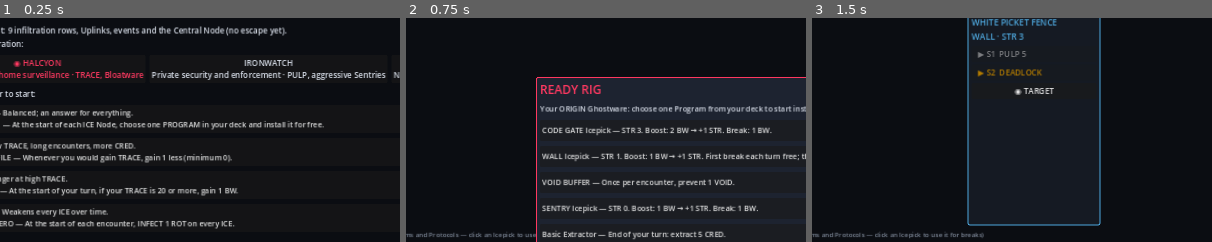
Above: before the commit, frames 1-3 (left to right).
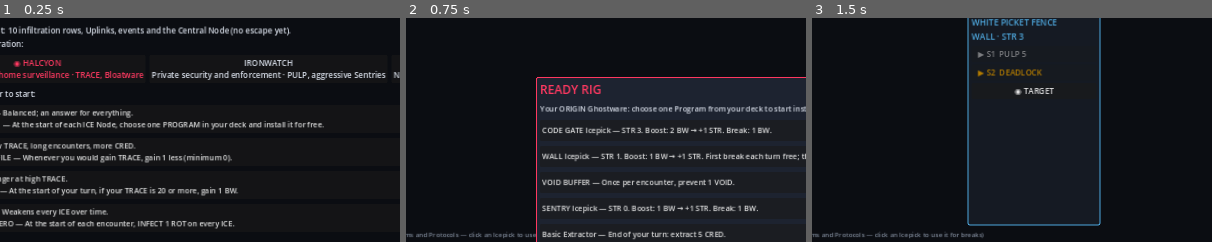
Above: after the commit, the same moments.

Repository: Punkwork/REDLINE
Game: Godot game, scene res://scenes/main.tscn
Same seed, same stepped clock (60 frames per second), same inputs: the game is played once before the commit and once after it.
Inputs:
- Up to frame 1 (0.25 s): no input
- Up to frame 2 (0.75 s): click "Training Node (THE GENERALIST…" at 0.5 s
- Up to frame 3 (1.5 s): click "Skip" at 1.25 s
The pictures show only the part of the screen within x 9-59%, y 15-65%; the shares and areas given below are measured in that part.

The runs differ from the first frame. In frame 1, 1.5% of the frame differs, in the area x 2-73%, y 3-9%; in frame 2, nothing differs; in frame 3, nothing differs.

Commit message:
MAP-002: 10 infiltration rows per corporation
Row 1 Opening Node, rows 2-5 Tier 1 (Uplink row 4), rows 6-9 Tier 2
(Uplink row 7), row 10 Uplink or DEAD DROP. ICE odds 80% / 70% from
rules.json map.node_odds. Measured: 6.2 ICE Nodes on a random route
(+~0.2 AMBUSH), up to ~8.9 on an ICE-seeking route -> ~22 card rewards per
run, ~28-31 cards added with 2-3 bought per corporation.
Adds tests/route_sim.gd.

Co-Authored-By: Claude Opus 5.5 <noreply@anthropic.com>
Claude-Session: https://claude.ai/code/session_019hKEHwdV3e1Z3qMPrvFFXz

Diff:
--- a/godot/data/rules.json
+++ b/godot/data/rules.json
@@ -164,7 +164,7 @@
     "escape": 10
   },
   "map": {
-    "infiltration_rows": 9,
+    "infiltration_rows": 10,
     "row_width": [
       3,
       4
@@ -174,24 +174,27 @@
       3
     ],
     "rows": {
-      "1-4": [
+      "1": [
+        "opener"
+      ],
+      "2-5": [
         "ice_t1",
         "signal_unclear",
         "safehouse"
       ],
-      "3": [
+      "4": [
         "uplink"
       ],
-      "5-8": [
+      "6-9": [
         "ice_t2",
         "console_lab",
         "signal_unclear",
         "safehouse"
       ],
-      "6": [
+      "7": [
         "uplink"
       ],
-      "9": [
+      "10": [
         "uplink",
         "dead_drop"
       ]
@@ -205,6 +208,14 @@
       "safehouses": 1,
       "leave_early": false,
       "jack_out": false
+    },
+    "node_odds": {
+      "tier1_ice": 0.8,
+      "tier1_signal": 0.2,
+      "tier2_ice": 0.7,
+      "tier2_signal": 0.15,
+      "tier2_console_lab": 0.15,
+      "note": "Before SAFEHOUSE and Uplink placement. Tuned for about 6-7 ICE Nodes per route (MAP-002)."
     }
   },
   "nodes": {
--- a/godot/scripts/core/heist.gd
+++ b/godot/scripts/core/heist.gd
@@ -1,5 +1,5 @@
 extends RefCounted
-## One corporation heist (HALCYON, IRONWATCH or LUCIDA) for the economy playtest: the 9 infiltration rows and the Central Node.
+## One corporation heist (HALCYON, IRONWATCH or LUCIDA) for the economy playtest: the 10 infiltration rows and the Central Node.
 ## (The escape isn't in this slice yet.) Owns the map, the non-ICE rooms (Uplink, DEAD DROP,
 ## SAFEHOUSE, Console Lab, SIGNAL UNCLEAR) and the playtest summary. ICE Nodes run in NodeRun.
 ##
@@ -18,7 +18,10 @@
 const PHASE_PICK := "pick_card"     ## choosing a card from the deck (removal, trade)
 const PHASE_SUMMARY := "summary"
 
-const ROWS := 9
+const ROWS := 10               ## infiltration rows (MAP-002): 1 Opening Node, 2–5 Tier 1, 6–9 Tier 2, 10 Uplink/DEAD DROP
+const LAST_T1_ROW := 4         ## 0-based: rows 2–5 are Tier 1
+const UPLINK_ROWS := [3, 6]    ## 0-based: rows 4 and 7 always offer an Uplink
+const FINAL_ROW := ROWS - 1    ## row 10: Uplink or DEAD DROP only
 const WIDTH := 3
 
 var db
@@ -53,7 +56,7 @@
 		_log(note)
 	_generate_map()
 	phase = PHASE_MAP
-	_log("== %s: infiltrate 9 rows to the Central Node. ==" % corp["name"])
+	_log("== %s: infiltrate 10 rows to the Central Node. ==" % corp["name"])
 	changed.emit()
 
 
@@ -62,7 +65,7 @@
 func _generate_map() -> void:
 	rows.clear()
 	var safehouse_rows: Array = []
-	var candidates: Array = [1, 3, 4, 6, 7]   # never row 1 (the Opening Node)
+	var candidates: Array = [1, 2, 4, 5, 7, 8]   # never the Opening Node, an Uplink row or row 10
 	candidates.shuffle()
 	for i in run.rng.randi_range(1, 2):
 		safehouse_rows.append(candidates[i])
@@ -70,19 +73,19 @@
 		var row: Array = []
 		for c in WIDTH:
 			row.append({"type": _roll_type(r), "data": {}})
-		if r == 2 or r == 5:
+		if UPLINK_ROWS.has(r):
 			row[run.rng.randi_range(0, WIDTH - 1)]["type"] = "uplink"
-		if r == 8:
+		if r == FINAL_ROW:
 			row = [{"type": "uplink", "data": {}}, {"type": "dead_drop", "data": {}}, {"type": "uplink", "data": {}}]
 		if r == 0:
 			row = [{"type": "opener", "data": {}}]
 		if safehouse_rows.has(r):
 			var options: Array = range(WIDTH).filter(func(c): return row[c]["type"] != "uplink")
 			row[options[run.rng.randi_range(0, options.size() - 1)]]["type"] = "safehouse"
-		if r > 0 and r < 8 and not row.any(func(n): return n["type"].begins_with("ice")):
+		if r > 0 and r < FINAL_ROW and not row.any(func(n): return n["type"].begins_with("ice")):
 			var options2: Array = range(WIDTH).filter(func(c): return row[c]["type"] != "uplink" and row[c]["type"] != "safehouse")
 			if not options2.is_empty():
-				row[options2[0]]["type"] = "ice_t1" if r < 4 else "ice_t2"
+				row[options2[0]]["type"] = "ice_t1" if r <= LAST_T1_ROW else "ice_t2"
 		for c in row.size():
 			var n: Dictionary = row[c]
 			n["links"] = range(WIDTH) if r == 0 else range(max(0, c - 1), min(WIDTH, c + 2))
@@ -92,18 +95,19 @@
 		rows.append(row)
 	rows.append([{"type": "central", "data": {}, "links": [], "label": "CENTRAL NODE"}])
 	for c in WIDTH:
-		rows[8][c]["links"] = [0]
+		rows[FINAL_ROW][c]["links"] = [0]
 
 
 func _roll_type(r: int) -> String:
 	var roll: float = run.rng.randf()
 	if r == 0:
 		return "ice_t1"
-	if r < 4:
-		return "ice_t1" if roll < 0.7 else "signal"
-	if roll < 0.6:
+	var odds: Dictionary = db.rules["map"]["node_odds"]
+	if r <= LAST_T1_ROW:
+		return "ice_t1" if roll < float(odds["tier1_ice"]) else "signal"
+	if roll < float(odds["tier2_ice"]):
 		return "ice_t2"
-	if roll < 0.8:
+	if roll < float(odds["tier2_ice"]) + float(odds["tier2_signal"]):
 		return "signal"
 	return "console_lab"
 
@@ -480,7 +484,7 @@
 			"trade_up":
 				pending = "trade_up"
 			"start_encounter":
-				var tier := 1 if row_index < 4 else 2
+				var tier := 1 if row_index <= LAST_T1_ROW else 2
 				var reserves: Array = db.rules["cred_reserves"]["tier%d" % tier]
 				room = {}
 				_start_encounter([{"ice": [_pick(_ice_pool(tier), [])], "cred_reserve": int(reserves[0])}], false)
@@ -574,7 +578,7 @@
 	var s: Dictionary = run.stats
 	var lines: Array[String] = []
 	var minutes := float(Time.get_ticks_msec() - start_msec) / 60000.0
-	lines.append("REDLINE economy playtest — %s (9 rows + Central Node, no escape)" % corp["name"])
+	lines.append("REDLINE economy playtest — %s (10 rows + Central Node, no escape)" % corp["name"])
 	lines.append("Rustler: %s · Result: %s · Time: %.0f min" % [db.rustlers[run.rustler_id]["name"],
 			"Central Node cracked" if won else "flatlined at row %d" % (row_index + 1), minutes])
 	lines.append("End state: VITAE %d/%d · TRACE %d · strikes %d · VOID %d" % [run.vitae, run.max_vitae, run.trace, run.strikes, run.void_counters])
--- a/godot/scripts/ui/main_ui.gd
+++ b/godot/scripts/ui/main_ui.gd
@@ -263,7 +263,7 @@
 	_margin_box(screen_body)
 	screen_body.add_child(_label("REDLINE", 48, C_ACCENT))
 	screen_body.add_child(_label("Economy playtest build", 16, C_DIM))
-	screen_body.add_child(_label("\nA corporation heist: 9 infiltration rows, Uplinks, events and the Central Node (no escape yet).\n1. Choose a corporation:", 16, C_TEXT))
+	screen_body.add_child(_label("\nA corporation heist: 10 infiltration rows, Uplinks, events and the Central Node (no escape yet).\n1. Choose a corporation:", 16, C_TEXT))
 	var crow := HBoxContainer.new()
 	crow.add_theme_constant_override("separation", 8)
 	for cid in ["halcyon", "ironwatch", "lucida"]:
@@ -320,14 +320,14 @@
 
 func _screen_map() -> void:
 	_header("%s — choose your next Node" % heist.corp["name"])
-	screen_body.add_child(_label("Left to right: rows 1–9, then the Central Node. You can move to the highlighted Nodes.", 13, C_DIM))
+	screen_body.add_child(_label("Left to right: rows 1–10, then the Central Node. You can move to the highlighted Nodes.", 13, C_DIM))
 	var grid := HBoxContainer.new()
 	grid.add_theme_constant_override("separation", 6)
 	var reach: Array = heist.reachable()
 	for r in heist.rows.size():
 		var col := VBoxContainer.new()
 		col.add_theme_constant_override("separation", 6)
-		col.add_child(_label("Row %d" % (r + 1) if r < 9 else "Core", 13, C_DIM))
+		col.add_child(_label("Row %d" % (r + 1) if r < Heist.ROWS else "Core", 13, C_DIM))
 		for c in heist.rows[r].size():
 			var n: Dictionary = heist.rows[r][c]
 			var b := Button.new()
--- a/godot/tests/heist_sim.gd
+++ b/godot/tests/heist_sim.gd
@@ -20,7 +20,7 @@
 	for cid in corps:
 		var patient := true
 		print("\n=== %s · %s bot ===" % [db.corporations[cid]["name"], "Patient (extracts fully)" if patient else "Hasty (breaks ASAP)"])
-		print("Averages over winning runs only (full 9 rows + Central Node).")
+		print("Averages over winning runs only (full 10 rows + Central Node).")
 		print("Rustler     wins  earned  reserve  extr%  spent  rewards  bought  Uplinks  deck")
 		for rid in ["generalist", "echo", "riot", "vector"]:
 			var t := {"wins": 0, "earned": 0, "seen": 0, "extr": 0, "spent": 0, "rewards": 0, "bought": 0, "uplinks": 0, "deck": 0}
--- /dev/null
+++ b/godot/tests/route_sim.gd
@@ -0,0 +1,54 @@
+extends SceneTree
+## Counts Node types along random routes through generated maps (no encounters played).
+##     godot --headless --path godot --script res://tests/route_sim.gd
+const GameData = preload("res://scripts/data/game_data.gd")
+const Heist = preload("res://scripts/core/heist.gd")
+func _init() -> void:
+	var db = GameData.new()
+	db.load_all()
+	var totals := {}
+	var ice_counts: Array = []
+	var best_counts: Array = []
+	var n := 2000
+	for i in n:
+		var h = Heist.new()
+		h.setup(db, "generalist", 100 + i)
+		h.run.start_corporation("halcyon")
+		h._generate_map()
+		var c := 0
+		var col: int = h.run.rng.randi_range(0, h.rows[1].size() - 1)
+		for r in h.rows.size() - 1:
+			var row: Array = h.rows[r]
+			var pick: int = 0 if row.size() == 1 else col
+			var t: String = row[pick]["type"]
+			totals[t] = int(totals.get(t, 0)) + 1
+			if t in ["opener", "ice_t1", "ice_t2"]:
+				c += 1
+			if r + 1 < h.rows.size() - 1:
+				var links: Array = row[pick]["links"]
+				col = links[h.run.rng.randi_range(0, links.size() - 1)]
+		ice_counts.append(c)
+		# the route with the most ICE Nodes (dynamic programming over the grid)
+		var best := []
+		for r in h.rows.size() - 1:
+			var cur := []
+			for k in h.rows[r].size():
+				var here := 1 if h.rows[r][k]["type"] in ["opener", "ice_t1", "ice_t2"] else 0
+				var prev := 0
+				if r > 0:
+					for j in h.rows[r - 1].size():
+						if h.rows[r - 1][j]["links"].has(k):
+							prev = max(prev, best[j])
+				cur.append(prev + here)
+			best = cur
+		best_counts.append(best.max())
+	var avg := 0.0
+	for c in ice_counts:
+		avg += c
+	var avg_best := 0.0
+	for c in best_counts:
+		avg_best += c
+	print("ICE Nodes per route (incl. Opening Node, excl. Central Node): random route %.2f, most-ICE route %.2f" % [avg / n, avg_best / n])
+	for k in totals.keys():
+		print("  %s: %.2f per route" % [k, float(totals[k]) / n])
+	quit()
--- a/godot/tests/run_tests.gd
+++ b/godot/tests/run_tests.gd
@@ -304,13 +304,13 @@
 			var h = Heist.new()
 			h.setup(db, rid, 500 + i)
 			h.start()
-			check(h.rows.size() == 10, "9 rows + Central Node")
+			check(h.rows.size() == 11, "10 rows + Central Node")
 			check(h.rows[0].size() == 1 and h.rows[0][0]["type"] == "opener" and h.rows[0][0]["links"].size() == 3, "row 1 is the Opening Node")
 			var uplink_rows := 0
-			for r in [2, 5, 8]:
+			for r in [3, 6, 9]:
 				if h.rows[r].any(func(n): return n["type"] == "uplink"):
 					uplink_rows += 1
-			check(uplink_rows == 3, "Uplinks in rows 3, 6 and 9")
+			check(uplink_rows == 3, "Uplinks in rows 4, 7 and 10")
 			Bot.new(i == 1).play_heist(h, 2)
 			check(h.phase == "summary", "%s heist %d finished (phase %s)" % [rid, i, h.phase])
 			check(h.summary_text().length() > 100, "summary written")
Not shown, changed: docs/REDLINE_CORE_RULES.md
Not shown, changed: docs/REDLINE_ICE_CORP1.md
Not shown, changed: docs/REDLINE_ICE_CORP2.md
Not shown, changed: docs/REDLINE_ICE_CORP3.md
Not shown, changed: docs/REDLINE_UPGRADES_EVENTS_ESCAPE.md
Not shown, changed: docs/REDLINE_UPLINK_AND_CAPS.md
